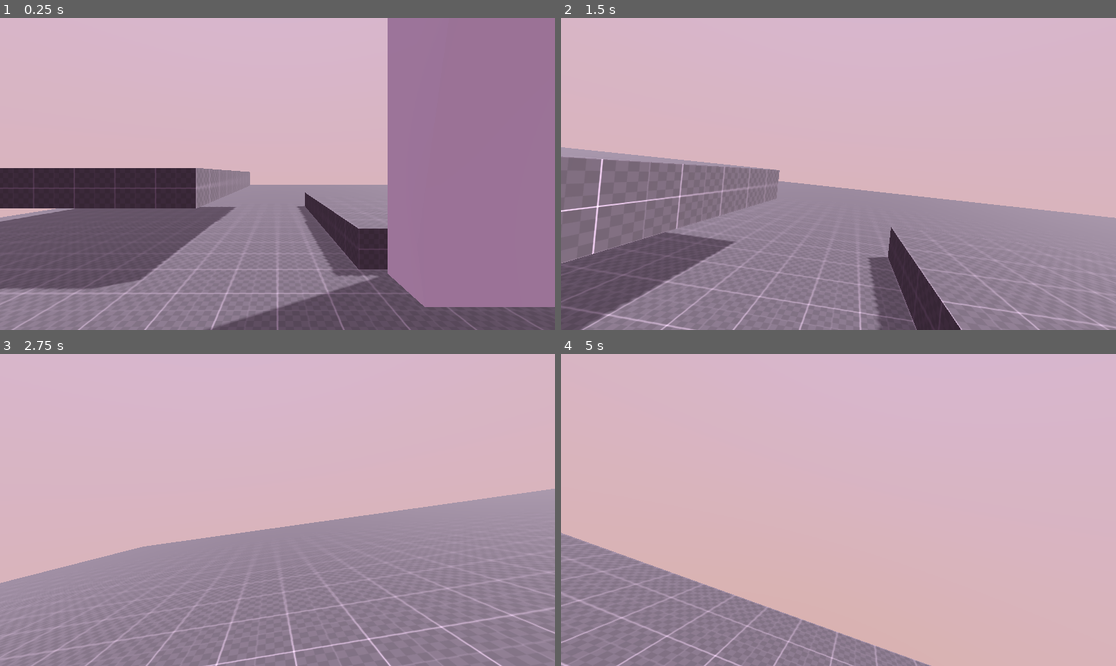
Above: before the commit, frames 1-4 (two rows, left to right).
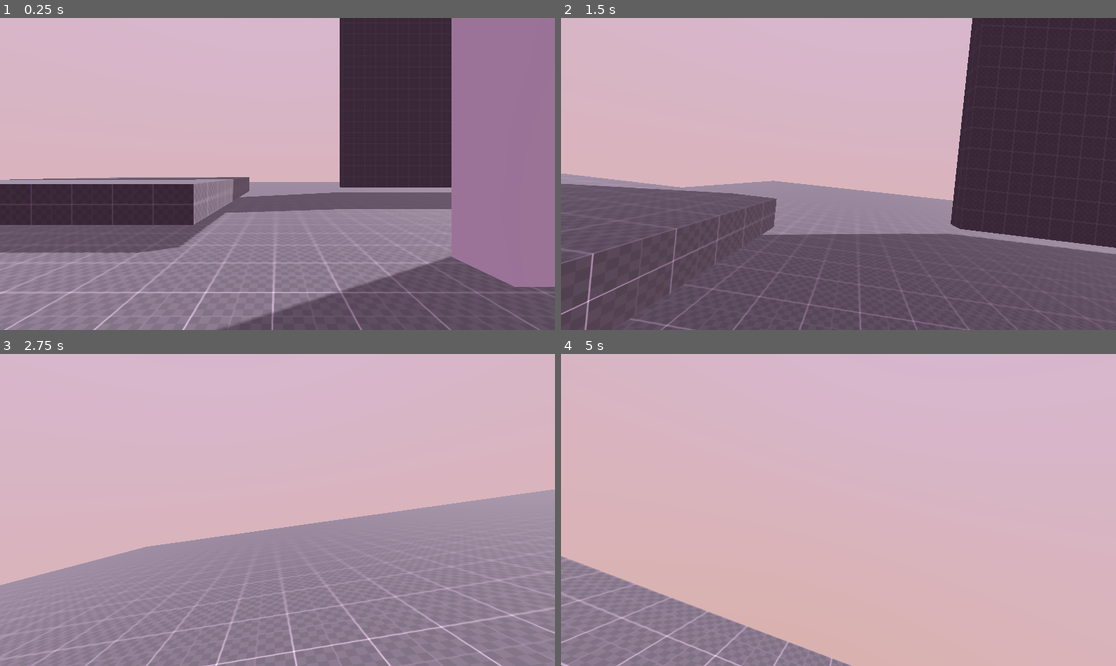
Above: after the commit, the same moments.

Repository: JhanosC/Borrowed-Time-PDJ
Game: Godot game, scene res://node_3d.tscn
Same seed, same stepped clock (60 frames per second), same inputs: the game is played once before the commit and once after it.
Inputs (mouse positions are in pixels of both pictures, inside the frame that each line leads up to):
- Up to frame 1 (0.25 s): no input
- Up to frame 2 (1.5 s): move the mouse to (866, 174) at 0.52 s; hold W (move_forward) from 0.53 s (still down); tap E (interact) at 0.6 s; tap Space (jump) at 0.77 s; move the mouse to (810, 174) at 1.27 s; click (810, 174) at 1.35 s
- Up to frame 3 (2.75 s): keep holding W (move_forward); tap Space (jump) at 1.52 s; move the mouse to (288, 503) at 2.02 s; tap E (interact) at 2.1 s
- Up to frame 4 (5 s): keep holding W (move_forward); move the mouse to (832, 516) at 2.77 s; click (832, 516) at 2.85 s; tap Space (jump) at 3.02, 3.77, 4.52 s; move the mouse to (877, 513) at 3.52 s; tap E (interact) at 3.6 s; move the mouse to (794, 506) at 4.27 s; click (794, 506) at 4.35 s

The runs differ from the first frame. In frame 1, 28% of the frame differs, in the area x 0-100%, y 0-100%; in frame 2, 51%; in frame 3, 0.3%; in frame 4, 5.0%.

Commit message:
Colisões e física

Diff:
--- a/ASSETS/controllers/player_controller.tscn
+++ b/ASSETS/controllers/player_controller.tscn
@@ -13,6 +13,12 @@
 transform = Transform3D(1, 0, 0, 0, 1, 0, 0, 0, 1, 0, 1, 0)
 shape = SubResource("CapsuleShape3D_jka67")
 
+[node name="RayCast3D" type="RayCast3D" parent="."]
+transform = Transform3D(1, 0, 0, 0, -4.37114e-08, 1, 0, -1, -4.37114e-08, 0, 1, 0)
+exclude_parent = false
+target_position = Vector3(0, 0, -1.5)
+collide_with_areas = true
+
 [node name="WorldModel" type="Node3D" parent="."]
 
 [node name="MeshInstance3D" type="MeshInstance3D" parent="WorldModel"]
@@ -25,8 +31,3 @@
 
 [node name="Camera3D" type="Camera3D" parent="CameraController"]
 cull_mask = 1048573
-
-[node name="RayCast3D" type="RayCast3D" parent="CameraController/Camera3D"]
-exclude_parent = false
-target_position = Vector3(0, 0, -10)
-collide_with_areas = true
--- a/ASSETS/controllers/scripts/player_controller.gd
+++ b/ASSETS/controllers/scripts/player_controller.gd
@@ -30,13 +30,30 @@
 var gravity := 0.0
 
 @onready var camera = $CameraController/Camera3D
-@onready var raycast = $CameraController/Camera3D/RayCast3D
+@onready var raycast = $RayCast3D
 
 func _ready():
 	for child in $WorldModel.find_children("*", "VisualInstance3D"):
 		child.set_layer_mask_value(1, false)
 		child.set_layer_mask_value(2, true)
 	Input.mouse_mode = Input.MOUSE_MODE_CAPTURED
+
+func _push_away_rigid_bodies():
+	for i in get_slide_collision_count():
+		var c := get_slide_collision(i)
+		if c.get_collider() is RigidBody3D:
+			var push_dir = -c.get_normal()
+			var velocity_diff_in_push_dir = self.velocity.dot(push_dir) - c.get_collider().linear_velocity.dot(push_dir)
+			velocity_diff_in_push_dir = max(0., velocity_diff_in_push_dir)
+
+			const MY_APPROX_MASS_KG = 80.0
+			var mass_ratio = min(1., MY_APPROX_MASS_KG / c.get_collider().mass)
+			push_dir.y = 0
+
+			var push_force = mass_ratio * 5.0
+			c.get_collider().apply_impulse(
+				push_dir * velocity_diff_in_push_dir * push_force,
+				c.get_position() - c.get_collider().global_position)
 
 func _handle_air_physics(delta) -> void:
 	self.velocity.y -= ProjectSettings.get_setting("physics/3d/default_gravity") * delta
@@ -77,14 +94,6 @@
 	else:
 		_handle_air_physics(delta)
 
-	##Apply movement
-	#var applied_velocity: Vector3
-	#wish_dir = transform.basis * wish_dir #Move forward
-	#applied_velocity = velocity.lerp(wish_dir, delta * 10)
-	#applied_velocity.y = -gravity
-	#velocity = applied_velocity
-
-	move_and_slide()
 
 	#Smooth camera movement
 	camera.rotation.z = lerp_angle(camera.rotation.z, -input_mouse.x * 70 * delta, delta * 5)
@@ -99,8 +108,11 @@
 	if position.y < -10:
 		get_tree().reload_current_scene()
 
-#Mouse movement
+	_push_away_rigid_bodies()
+	move_and_slide()
+
 func _unhandled_input(event):
+	#Mouse movement
 	if event is InputEventMouseMotion and mouse_captured:
 		input_mouse = event.relative / mouse_sensitivity
 		rotation_target.y -= event.relative.x / mouse_sensitivity
--- a/node_3d.tscn
+++ b/node_3d.tscn
@@ -1,8 +1,9 @@
-[gd_scene load_steps=10 format=3 uid="uid://dys7ruceyw0y2"]
+[gd_scene load_steps=13 format=3 uid="uid://dys7ruceyw0y2"]
 
 [ext_resource type="PackedScene" uid="uid://bl6q374o8fjde" path="res://ASSETS/environment/WE.tscn" id="1_a0tk4"]
 [ext_resource type="Texture2D" uid="uid://bbvdohjkhrutx" path="res://ASSETS/texture/kenney_prototype_textures/dark/texture_07.png" id="1_a202f"]
 [ext_resource type="PackedScene" uid="uid://5g5pal1keh8o" path="res://ASSETS/controllers/player_controller.tscn" id="2_noarx"]
+[ext_resource type="PackedScene" uid="uid://cqrso54i4vxs8" path="res://rigid_box.tscn" id="4_jka67"]
 [ext_resource type="MeshLibrary" uid="uid://daceprhb8647h" path="res://ASSETS/Tiles.tres" id="4_r3fl7"]
 
 [sub_resource type="BoxMesh" id="BoxMesh_noarx"]
@@ -23,6 +24,12 @@
 [sub_resource type="ConcavePolygonShape3D" id="ConcavePolygonShape3D_jka67"]
 data = PackedVector3Array(-5, 0.5, 5, 5, 0.5, 5, -5, -0.5, 5, 5, 0.5, 5, 5, -0.5, 5, -5, -0.5, 5, 5, 0.5, -5, -5, 0.5,  …(356 unchanged characters)…
 
+[sub_resource type="BoxShape3D" id="BoxShape3D_jka67"]
+size = Vector3(10, 1, 10)
+
+[sub_resource type="BoxMesh" id="BoxMesh_i5arm"]
+size = Vector3(10, 1, 10)
+
 [node name="Node3D" type="Node3D"]
 
 [node name="WorldEnvironment" parent="." instance=ExtResource("1_a0tk4")]
@@ -35,10 +42,13 @@
 
 [node name="CharacterBody3D" parent="." instance=ExtResource("2_noarx")]
 transform = Transform3D(1, 0, 0, 0, 1, 0, 0, 0, 1, 0, 1.5, 0)
+platform_on_leave = 2
+platform_floor_layers = 4294967292
 
 [node name="Level" type="Node" parent="."]
 
 [node name="Floor" type="MeshInstance3D" parent="Level"]
+transform = Transform3D(1, 0, 0, 0, 1, 0, 0, 0, 1, 1, 1, 1)
 mesh = SubResource("BoxMesh_noarx")
 skeleton = NodePath("../..")
 surface_material_override/0 = SubResource("StandardMaterial3D_a0tk4")
@@ -49,7 +59,7 @@
 shape = SubResource("ConcavePolygonShape3D_r3fl7")
 
 [node name="Floor2" type="MeshInstance3D" parent="Level"]
-transform = Transform3D(1, 0, 0, 0, 1, 0, 0, 0, 1, 30, 0, 0)
+transform = Transform3D(1, 0, 0, 0, 1, 0, 0, 0, 1, 31, 1, 1)
 mesh = SubResource("BoxMesh_noarx")
 skeleton = NodePath("../..")
 surface_material_override/0 = SubResource("StandardMaterial3D_a0tk4")
@@ -60,7 +70,7 @@
 shape = SubResource("ConcavePolygonShape3D_r3fl7")
 
 [node name="Floor3" type="MeshInstance3D" parent="Level"]
-transform = Transform3D(1, 0, 0, 0, 1, 0, 0, 0, 1, 30, 0, -30)
+transform = Transform3D(1, 0, 0, 0, 1, 0, 0, 0, 1, 31, 1, -29)
 mesh = SubResource("BoxMesh_noarx")
 skeleton = NodePath("../..")
 surface_material_override/0 = SubResource("StandardMaterial3D_a0tk4")
@@ -71,7 +81,7 @@
 shape = SubResource("ConcavePolygonShape3D_r3fl7")
 
 [node name="Floor4" type="MeshInstance3D" parent="Level"]
-transform = Transform3D(1, 0, 0, 0, 1, 0, 0, 0, 1, 0, 0, -30)
+transform = Transform3D(1, 0, 0, 0, 1, 0, 0, 0, 1, 1, 1, -29)
 mesh = SubResource("BoxMesh_noarx")
 skeleton = NodePath("../..")
 surface_material_override/0 = SubResource("StandardMaterial3D_a0tk4")
@@ -103,17 +113,156 @@
 [node name="CollisionShape3D" type="CollisionShape3D" parent="Level/PlataformaMuitoBaixa/StaticBody3D"]
 shape = SubResource("ConcavePolygonShape3D_jka67")
 
+[node name="RigidBodies" type="Node" parent="Level"]
+
+[node name="RigidBody3D" parent="Level/RigidBodies" instance=ExtResource("4_jka67")]
+transform = Transform3D(1, 0, 0, 0, 1, 0, 0, 0, 1, -1, 2, 6)
+
+[node name="RigidBody3D2" parent="Level/RigidBodies" instance=ExtResource("4_jka67")]
+transform = Transform3D(1, 0, 0, 0, 1, 0, 0, 0, 1, 0, 2, 6)
+
+[node name="RigidBody3D3" parent="Level/RigidBodies" instance=ExtResource("4_jka67")]
+transform = Transform3D(1, 0, 0, 0, 1, 0, 0, 0, 1, 1, 2, 6)
+
+[node name="RigidBody3D4" parent="Level/RigidBodies" instance=ExtResource("4_jka67")]
+transform = Transform3D(1, 0, 0, 0, 1, 0, 0, 0, 1, 2, 2, 6)
+
+[node name="RigidBody3D5" parent="Level/RigidBodies" instance=ExtResource("4_jka67")]
+transform = Transform3D(1, 0, 0, 0, 1, 0, 0, 0, 1, 3, 2, 6)
+
+[node name="RigidBody3D6" parent="Level/RigidBodies" instance=ExtResource("4_jka67")]
+transform = Transform3D(1, 0, 0, 0, 1, 0, 0, 0, 1, -1, 3, 6)
+
+[node name="RigidBody3D7" parent="Level/RigidBodies" instance=ExtResource("4_jka67")]
+transform = Transform3D(1, 0, 0, 0, 1, 0, 0, 0, 1, 0, 3, 6)
+
+[node name="RigidBody3D8" parent="Level/RigidBodies" instance=ExtResource("4_jka67")]
+transform = Transform3D(1, 0, 0, 0, 1, 0, 0, 0, 1, 1, 3, 6)
+
+[node name="RigidBody3D9" parent="Level/RigidBodies" instance=ExtResource("4_jka67")]
+transform = Transform3D(1, 0, 0, 0, 1, 0, 0, 0, 1, 2, 3, 6)
+
+[node name="RigidBody3D10" parent="Level/RigidBodies" instance=ExtResource("4_jka67")]
+transform = Transform3D(1, 0, 0, 0, 1, 0, 0, 0, 1, 3, 3, 6)
+
+[node name="RigidBody3D11" parent="Level/RigidBodies" instance=ExtResource("4_jka67")]
+transform = Transform3D(1, 0, 0, 0, 1, 0, 0, 0, 1, -1, 4, 6)
+
+[node name="RigidBody3D12" parent="Level/RigidBodies" instance=ExtResource("4_jka67")]
+transform = Transform3D(1, 0, 0, 0, 1, 0, 0, 0, 1, 0, 4, 6)
+
+[node name="RigidBody3D13" parent="Level/RigidBodies" instance=ExtResource("4_jka67")]
+transform = Transform3D(1, 0, 0, 0, 1, 0, 0, 0, 1, 1, 4, 6)
+
+[node name="RigidBody3D14" parent="Level/RigidBodies" instance=ExtResource("4_jka67")]
+transform = Transform3D(1, 0, 0, 0, 1, 0, 0, 0, 1, 2, 4, 6)
+
+[node name="RigidBody3D15" parent="Level/RigidBodies" instance=ExtResource("4_jka67")]
+transform = Transform3D(1, 0, 0, 0, 1, 0, 0, 0, 1, 3, 4, 6)
+
+[node name="RigidBody3D16" parent="Level/RigidBodies" instance=ExtResource("4_jka67")]
+transform = Transform3D(1, 0, 0, 0, 1, 0, 0, 0, 1, -1, 5, 6)
+
+[node name="RigidBody3D17" parent="Level/RigidBodies" instance=ExtResource("4_jka67")]
+transform = Transform3D(1, 0, 0, 0, 1, 0, 0, 0, 1, 0, 5, 6)
+
+[node name="RigidBody3D18" parent="Level/RigidBodies" instance=ExtResource("4_jka67")]
+transform = Transform3D(1, 0, 0, 0, 1, 0, 0, 0, 1, 1, 5, 6)
+
+[node name="RigidBody3D19" parent="Level/RigidBodies" instance=ExtResource("4_jka67")]
+transform = Transform3D(1, 0, 0, 0, 1, 0, 0, 0, 1, 2, 5, 6)
+
+[node name="RigidBody3D20" parent="Level/RigidBodies" instance=ExtResource("4_jka67")]
+transform = Transform3D(1, 0, 0, 0, 1, 0, 0, 0, 1, 3, 5, 6)
+
+[node name="RigidBody3D21" type="RigidBody3D" parent="Level/RigidBodies"]
+transform = Transform3D(1, 0, 0, 0, 1, 0, 0, 0, 1, 3, 2, 13)
+mass = 10.0
+
+[node name="CollisionShape3D" type="CollisionShape3D" parent="Level/RigidBodies/RigidBody3D21"]
+shape = SubResource("BoxShape3D_jka67")
+
+[node name="MeshInstance3D" type="MeshInstance3D" parent="Level/RigidBodies/RigidBody3D21/CollisionShape3D"]
+mesh = SubResource("BoxMesh_i5arm")
+skeleton = NodePath("../..")
+
+[node name="CSGObjects" type="Node" parent="Level"]
+
+[node name="CSGBox3D2" type="CSGBox3D" parent="Level/CSGObjects"]
+transform = Transform3D(7, 0, 0, 0, 3.07, 0, 0, 0, 0.5, 42.2846, 3.03476, -10.3138)
+use_collision = true
+
+[node name="CSGBox3D3" type="CSGBox3D" parent="Level/CSGObjects"]
+transform = Transform3D(7, 0, 0, 0, 3.07, 0, 0, 0, 0.5, 49.2846, 3.03476, -10.3138)
+use_collision = true
+
+[node name="CSGBox3D4" type="CSGBox3D" parent="Level/CSGObjects"]
+transform = Transform3D(7, 0, 0, 0, 3.07, 0, 0, 0, 0.5, 56.2846, 3.03476, -10.3138)
+use_collision = true
+
+[node name="CSGBox3D5" type="CSGBox3D" parent="Level/CSGObjects"]
+transform = Transform3D(7, 0, 0, 0, 3.07, 0, 0, 0, 0.5, 56.2846, 6.03476, -10.3138)
+use_collision = true
+
+[node name="CSGBox3D6" type="CSGBox3D" parent="Level/CSGObjects"]
+transform = Transform3D(7, 0, 0, 0, 3.07, 0, 0, 0, 0.5, 42.2846, 3.03476, -5.31379)
+use_collision = true
+
+[node name="CSGBox3D7" type="CSGBox3D" parent="Level/CSGObjects"]
+transform = Transform3D(7, 0, 0, 0, 3.07, 0, 0, 0, 0.5, 49.2846, 3.03476, -5.31379)
+use_collision = true
+
+[node name="CSGBox3D8" type="CSGBox3D" parent="Level/CSGObjects"]
+transform = Transform3D(7, 0, 0, 0, 3.07, 0, 0, 0, 0.5, 56.2846, 3.03476, -5.31379)
+use_collision = true
+
+[node name="CSGBox3D9" type="CSGBox3D" parent="Level/CSGObjects"]
+transform = Transform3D(7, 0, 0, 0, 3.07, 0, 0, 0, 0.5, 56.2846, 6.03476, -5.31379)
+use_collision = true
+
+[node name="CSGBox3D10" type="CSGBox3D" parent="Level/CSGObjects"]
+transform = Transform3D(7, 0, 0, 0, 3.07, 0, 0, 0, 0.5, 23.2846, 8.03476, 4.68621)
+use_collision = true
+
+[node name="CSGBox3D11" type="CSGBox3D" parent="Level/CSGObjects"]
+transform = Transform3D(7, 0, 0, 0, 3.07, 0, 0, 0, 0.5, 30.2846, 8.03476, 4.68621)
+use_collision = true
+
+[node name="CSGBox3D12" type="CSGBox3D" parent="Level/CSGObjects"]
+transform = Transform3D(7, 0, 0, 0, 3.07, 0, 0, 0, 0.5, 37.2846, 8.03476, 4.68621)
+use_collision = true
+
+[node name="CSGBox3D13" type="CSGBox3D" parent="Level/CSGObjects"]
+transform = Transform3D(7, 0, 0, 0, 3.07, 0, 0, 0, 0.5, 37.2846, 11.0348, 4.68621)
+use_collision = true
+
+[node name="CSGBox3D14" type="CSGBox3D" parent="Level/CSGObjects"]
+transform = Transform3D(7, 0, 0, 0, 3.07, 0, 0, 0, 0.5, 23.2846, 8.03476, 9.68621)
+use_collision = true
+
+[node name="CSGBox3D15" type="CSGBox3D" parent="Level/CSGObjects"]
+transform = Transform3D(7, 0, 0, 0, 3.07, 0, 0, 0, 0.5, 30.2846, 8.03476, 9.68621)
+use_collision = true
+
+[node name="CSGBox3D16" type="CSGBox3D" parent="Level/CSGObjects"]
+transform = Transform3D(7, 0, 0, 0, 3.07, 0, 0, 0, 0.5, 37.2846, 8.03476, 9.68621)
+use_collision = true
+
+[node name="CSGBox3D17" type="CSGBox3D" parent="Level/CSGObjects"]
+transform = Transform3D(7, 0, 0, 0, 3.07, 0, 0, 0, 0.5, 37.2846, 11.0348, 9.68621)
+use_collision = true
+
+[node name="CSGBox3D" type="CSGBox3D" parent="Level/CSGObjects"]
+transform = Transform3D(6.8, 0, 0, 0, 6.8, 0, 0, 0, 6.8, 7.14042, 4.9, -0.904712)
+use_collision = true
+
+[node name="CSGCylinder3D" type="CSGCylinder3D" parent="Level/CSGObjects/CSGBox3D"]
+transform = Transform3D(1.83643e-08, -0.7, 0, 1.54, 8.34742e-09, 0, 0, 0, 0.7, 0.126408, -0.323529, -0.014013)
+operation = 2
+
 [node name="GridMap" type="GridMap" parent="."]
 mesh_library = ExtResource("4_r3fl7")
 data = {
-"cells": PackedInt32Array(196599, 65534, 1, 196586, 0, 1, 19 …(153 unchanged characters)… 3181, 65530, 1048577, 786410, 0, 1048577)
+"cells": PackedInt32Array(196599, 65534, 1, 196586, 0, 1, 19 …(153 unchanged characters)… 3181, 65530, 1048577, 786410, 0, 1048577, 30, 0, 0, 30, 65521, 0, 0, 15, 0, 15, 15, 0, 30, 15, 0, 0, 30, 0, 15, 30, 0, 30, 30, 0, 524298, 65526, 917504)
 }
-metadata/_editor_floor_ = Vector3(0, 11, 0)
-
-[node name="CSGBox3D" type="CSGBox3D" parent="."]
-transform = Transform3D(6.8, 0, 0, 0, 6.8, 0, 0, 0, 6.8, 6, 3.8, -1.4)
-use_collision = true
-
-[node name="CSGCylinder3D" type="CSGCylinder3D" parent="CSGBox3D"]
-transform = Transform3D(1.83643e-08, -0.7, 0, 1.54, 8.34742e-09, 0, 0, 0, 0.7, 0, -0.338235, 0)
-operation = 2
+metadata/_editor_floor_ = Vector3(0, 2, 0)
--- /dev/null
+++ b/rigid_box.tscn
@@ -0,0 +1,13 @@
+[gd_scene load_steps=3 format=3 uid="uid://cqrso54i4vxs8"]
+
+[sub_resource type="BoxMesh" id="BoxMesh_r3fl7"]
+
+[sub_resource type="BoxShape3D" id="BoxShape3D_jka67"]
+
+[node name="RigidBody3D" type="RigidBody3D"]
+
+[node name="MeshInstance3D" type="MeshInstance3D" parent="."]
+mesh = SubResource("BoxMesh_r3fl7")
+
+[node name="CollisionShape3D" type="CollisionShape3D" parent="."]
+shape = SubResource("BoxShape3D_jka67")
